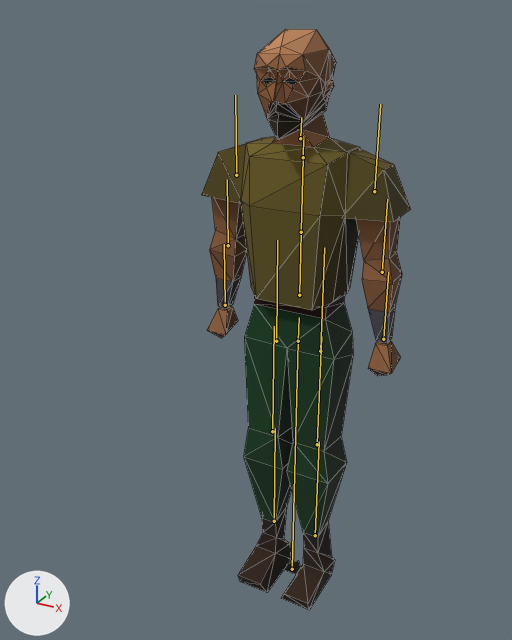
The glTF model public/models/player/character_rigged.glb as it was, and as the next commit left it.
Rendered twice from a 50 mm camera at (0.841, -1.801, 1.849) aimed at (-0.051, -0.179, 1.038). Every picture has the same lights, and +X, +Y and +Z are marked at lower left. The picture after the commit comes second. The bones that bend it are drawn over the model as lines. Mesh edges are drawn as thin lines.

Names of what the first picture shows: 'CharacterMesh'.
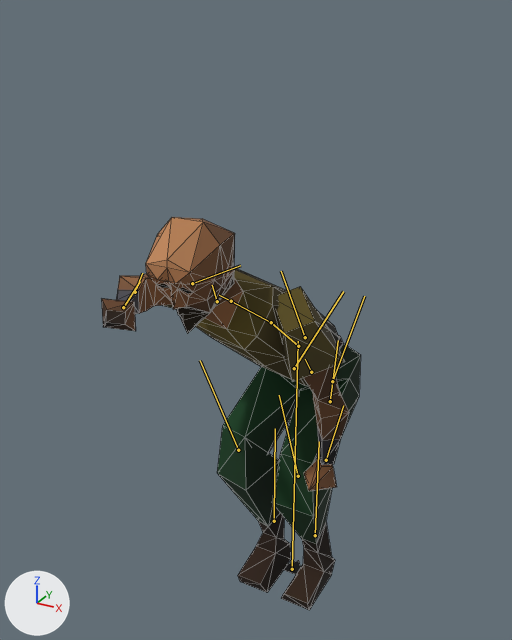
The newer file adds an action. The first version stands in its rest pose; the second is drawn at frame 35 of the action 'FillBucket'.

Location of each change, [x1, y1, x2, y2] in pixels of the pictures (512 x 640 px):
'CharacterMesh', posed (25% wider, 32% shorter)
    before: [202, 29, 410, 610]
    after: [101, 217, 361, 610]
bone 'Hips', root to tip
    before: (298, 341) to (299, 317)
    after: (311, 372) to (305, 359)
bone 'Spine', root to tip
    before: (299, 295) to (301, 232)
    after: (298, 346) to (271, 322)
bone 'Chest', root to tip
    before: (301, 232) to (303, 157)
    after: (271, 322) to (231, 301)
bone 'Head', root to tip
    before: (300, 138) to (301, 117)
    after: (217, 301) to (212, 285)
bone 'UpperArm_L', root to tip
    before: (374, 191) to (380, 104)
    after: (305, 337) to (281, 271)
bone 'LowerArm_L', root to tip
    before: (382, 272) to (387, 199)
    after: (330, 401) to (338, 340)
bone 'Hand_L', root to tip
    before: (383, 339) to (388, 272)
    after: (326, 460) to (343, 405)
bone 'UpperArm_R', root to tip
    before: (236, 175) to (235, 95)
    after: (192, 283) to (240, 265)
bone 'LowerArm_R', root to tip
    before: (228, 245) to (227, 179)
    after: (135, 292) to (142, 273)
bone 'Hand_R', root to tip
    before: (225, 305) to (224, 244)
    after: (123, 307) to (140, 281)
bone 'UpperLeg_L', root to tip
    before: (320, 351) to (324, 247)
    after: (332, 381) to (364, 296)
bone 'LowerLeg_L', root to tip
    before: (317, 444) to (321, 336)
    after: (298, 476) to (279, 395)
bone 'UpperLeg_R', root to tip
    before: (276, 341) to (277, 240)
    after: (294, 368) to (343, 291)
bone 'LowerLeg_R', root to tip
    before: (272, 431) to (274, 326)
    after: (238, 450) to (200, 360)

Diff of the bpy script that builds the scene:
```diff
--- a/public/models/player/character_rigged.glb.py
+++ b/public/models/player/character_rigged.glb.py
@@ bone_hips @@
 bone_hips = bpy.data.objects['Armature'].pose.bones['Hips']  # child of 'Root'
-bone_hips.location = (0.0, 0.0, 0.0)
-bone_hips.rotation_quaternion = (1.0, 0.0, 0.0, 0.0)  # degrees (0, 0, 0)
+bone_hips.location = (0.0, -0.16, -0.11)
+bone_hips.rotation_quaternion = (0.956, 0.283, -0.067, 0.02)  # degrees (33, -8, 0)
@@ bone_spine @@
 bone_spine = bpy.data.objects['Armature'].pose.bones['Spine']  # child of 'Hips'
-bone_spine.rotation_quaternion = (1.0, 0.0, 0.0, 0.0)  # degrees (0, 0, 0)
+bone_spine.rotation_quaternion = (0.991, 0.13, -0.035, 0.005)  # degrees (15, -4, 0)
@@ bone_chest @@
 bone_chest = bpy.data.objects['Armature'].pose.bones['Chest']  # child of 'Spine'
-bone_chest.rotation_quaternion = (1.0, 0.0, 0.0, 0.0)  # degrees (0, 0, 0)
+bone_chest.rotation_quaternion = (0.998, 0.061, -0.035, 0.002)  # degrees (7, -4, 0)
@@ bone_head @@
 bone_head = bpy.data.objects['Armature'].pose.bones['Head']  # child of 'Neck'
-bone_head.rotation_quaternion = (1.0, 0.0, 0.0, 0.0)  # degrees (0, 0, 0)
+bone_head.rotation_quaternion = (0.95, -0.286, 0.119, -0.038)  # degrees (-34, 12, -8)
@@ bone_upperarm_l @@
 bone_upperarm_l = bpy.data.objects['Armature'].pose.bones['UpperArm_L']  # child of 'Chest'
-bone_upperarm_l.rotation_quaternion = (1.0, 0.0, 0.0, 0.0)  # degrees (0, 0, 0)
+bone_upperarm_l.rotation_quaternion = (0.923, -0.231, -0.281, 0.124)  # degrees (-34, -27, 24)
@@ bone_lowerarm_l @@
 bone_lowerarm_l = bpy.data.objects['Armature'].pose.bones['LowerArm_L']  # child of 'UpperArm_L'
-bone_lowerarm_l.rotation_quaternion = (1.0, 0.0, 0.0, 0.0)  # degrees (0, 0, 0)
+bone_lowerarm_l.rotation_quaternion = (0.983, -0.178, -0.023, 0.035)  # degrees (-21, -2, 4)
@@ bone_hand_l @@
 bone_hand_l = bpy.data.objects['Armature'].pose.bones['Hand_L']  # child of 'LowerArm_L'
-bone_hand_l.rotation_quaternion = (1.0, 0.0, 0.0, 0.0)  # degrees (0, 0, 0)
+bone_hand_l.rotation_quaternion = (0.998, -0.07, 0.0, 0.0)  # degrees (-8, 0, 0)
@@ bone_upperarm_r @@
 bone_upperarm_r = bpy.data.objects['Armature'].pose.bones['UpperArm_R']  # child of 'Chest'
-bone_upperarm_r.rotation_quaternion = (1.0, 0.0, 0.0, 0.0)  # degrees (0, 0, 0)
+bone_upperarm_r.rotation_quaternion = (0.187, -0.737, 0.218, -0.611)  # degrees (-109, -55, -74)
@@ bone_lowerarm_r @@
 bone_lowerarm_r = bpy.data.objects['Armature'].pose.bones['LowerArm_R']  # child of 'UpperArm_R'
-bone_lowerarm_r.rotation_quaternion = (1.0, 0.0, 0.0, 0.0)  # degrees (0, 0, 0)
+bone_lowerarm_r.rotation_quaternion = (-0.938, 0.344, -0.023, 0.026)  # degrees (-40, 1, -4)
@@ bone_hand_r @@
 bone_hand_r = bpy.data.objects['Armature'].pose.bones['Hand_R']  # child of 'LowerArm_R'
-bone_hand_r.rotation_quaternion = (1.0, 0.0, 0.0, 0.0)  # degrees (0, 0, 0)
+bone_hand_r.rotation_quaternion = (-0.999, -0.047, 0.005, -0.025)  # degrees (5, -1, 3)
@@ bone_upperleg_l @@
 bone_upperleg_l = bpy.data.objects['Armature'].pose.bones['UpperLeg_L']  # child of 'Hips'
-bone_upperleg_l.rotation_quaternion = (1.0, 0.0, 0.0, 0.0)  # degrees (0, 0, 0)
+bone_upperleg_l.rotation_quaternion = (0.748, -0.66, 0.07, 0.01)  # degrees (-83, 7, -5)
@@ bone_lowerleg_l @@
 bone_lowerleg_l = bpy.data.objects['Armature'].pose.bones['LowerLeg_L']  # child of 'UpperLeg_L'
-bone_lowerleg_l.rotation_quaternion = (1.0, 0.0, 0.0, 0.0)  # degrees (0, 0, 0)
+bone_lowerleg_l.rotation_quaternion = (0.812, 0.583, 0.0, 0.0)  # degrees (71, 0, 0)
@@ bone_foot_l @@
 bone_foot_l = bpy.data.objects['Armature'].pose.bones['Foot_L']  # child of 'LowerLeg_L'
-bone_foot_l.rotation_quaternion = (1.0, 0.0, 0.0, 0.0)  # degrees (0, 0, 0)
+bone_foot_l.rotation_quaternion = (0.982, -0.187, -0.001, 0.001)  # degrees (-22, 0, 0)
@@ bone_upperleg_r @@
 bone_upperleg_r = bpy.data.objects['Armature'].pose.bones['UpperLeg_R']  # child of 'Hips'
-bone_upperleg_r.rotation_quaternion = (1.0, 0.0, 0.0, 0.0)  # degrees (0, 0, 0)
+bone_upperleg_r.rotation_quaternion = (0.739, -0.668, -0.091, 0.018)  # degrees (-85, -6, 9)
@@ bone_lowerleg_r @@
 bone_lowerleg_r = bpy.data.objects['Armature'].pose.bones['LowerLeg_R']  # child of 'UpperLeg_R'
-bone_lowerleg_r.rotation_quaternion = (1.0, 0.0, 0.0, 0.0)  # degrees (0, 0, 0)
+bone_lowerleg_r.rotation_quaternion = (0.818, 0.576, 0.0, 0.0)  # degrees (70, 0, 0)
@@ bone_foot_r @@
 bone_foot_r = bpy.data.objects['Armature'].pose.bones['Foot_R']  # child of 'LowerLeg_R'
-bone_foot_r.rotation_quaternion = (1.0, 0.0, 0.0, 0.0)  # degrees (0, 0, 0)
+bone_foot_r.rotation_quaternion = (0.974, -0.161, 0.149, -0.058)  # degrees (-20, 16, -10)
```
